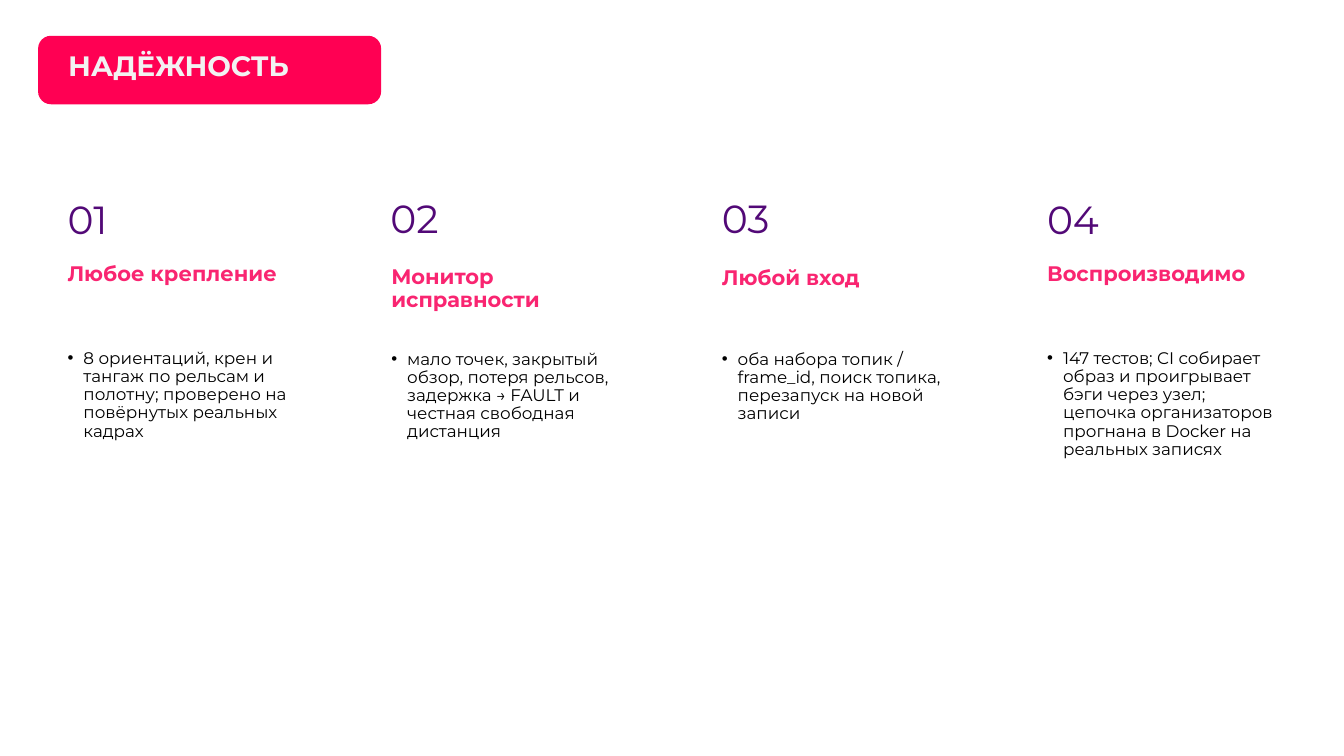
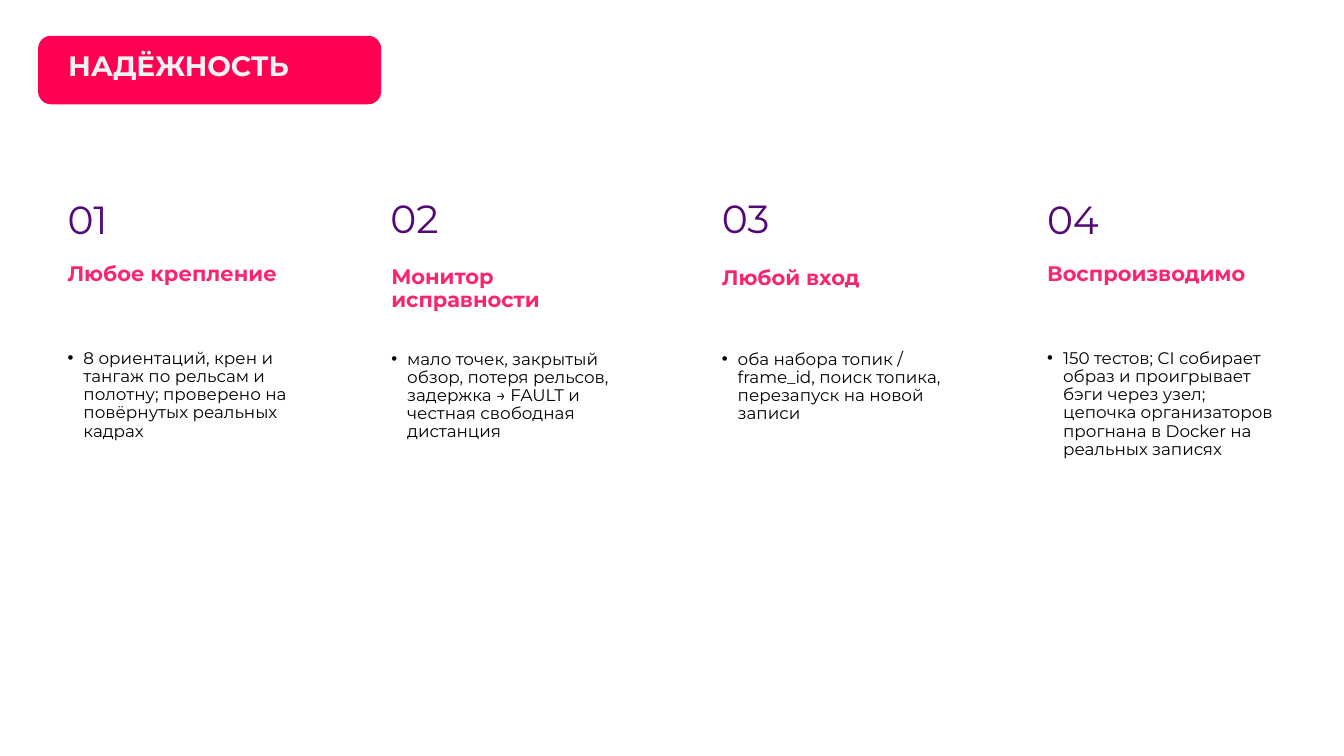
Before and after one commit to pmixay/ReSense, a slide deck: slide 13 of docs/presentation/ReSense_LCT2026.pptx. Drawn at 1344x756 pixels with LibreOffice and Linux fonts; fonts in the diff are those of the drawing; background and template pictures are left out. Boxes give left, top, right and bottom in pixels: in the first picture for what was removed or moved away, otherwise in the second. Text is boxed around its words. In the diff, an @@ line names an element or a change of style, - is before the commit and + after.

```diff
--- a/docs/presentation/ReSense_LCT2026.pptx
+++ b/docs/presentation/ReSense_LCT2026.pptx
@@ text at (1063, 351, 1273, 459): text changed @@
-• 147 тестов; CI собирает образ и проигрывает бэги через узел; цепочка организаторов прогнана в Docker на реальных записях
+• 150 тестов; CI собирает образ и проигрывает бэги через узел; цепочка организаторов прогнана в Docker на реальных записях
```
Also in this commit, not shown: 2 other slides changed, 1 other file.
